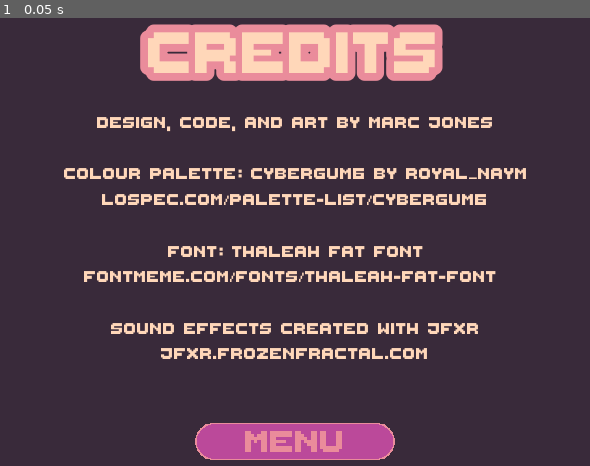
Above: before the commit, frame 1.
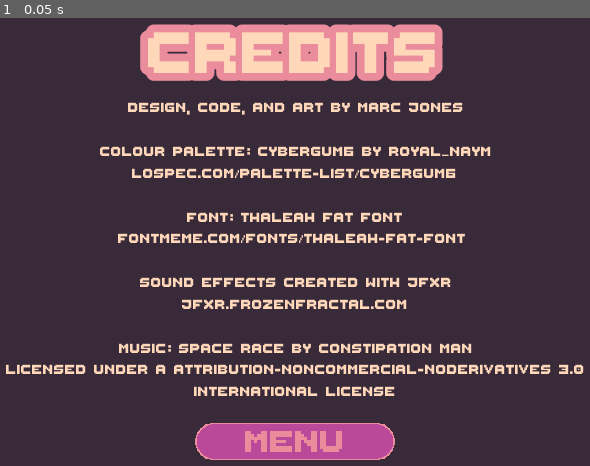
Above: after the commit, the same moment.

Repository: marc-jones/gdl-summer-jam-2021
Game: Godot game, scene res://nodes/CreditsState.tscn
The game is run twice, just before and just after one commit, with the same random seed, the same clock (stepped at 60 frames per second) and the same inputs. This scene is started directly instead of the project's main scene.
Inputs:
- Up to frame 1 (0.05 s): no input

The runs differ from the first frame. In frame 1, 14% of the frame differs, in the area x 1-99%, y 18-85%.

Commit message:
Added music

Diff:
--- a/nodes/CreditsState.tscn
+++ b/nodes/CreditsState.tscn
@@ -1,10 +1,11 @@
-[gd_scene load_steps=24 format=2]
+[gd_scene load_steps=26 format=2]
 
 [ext_resource path="res://assets/sprites/menu_buttons/menu_pressed.png" type="Texture" id=1]
 [ext_resource path="res://assets/sprites/menu_buttons/menu_normal.png" type="Texture" id=2]
 [ext_resource path="res://assets/sprites/menu_buttons/menu_hover.png" type="Texture" id=3]
 [ext_resource path="res://assets/fonts/TextFont.tres" type="DynamicFont" id=4]
 [ext_resource path="res://scripts/CreditsState.gd" type="Script" id=5]
+[ext_resource path="res://assets/fonts/ThaleahFat.ttf" type="DynamicFontData" id=6]
 [ext_resource path="res://nodes/FreezeIndicator.tscn" type="PackedScene" id=9]
 [ext_resource path="res://assets/sprites/controls/s.png" type="Texture" id=10]
 [ext_resource path="res://assets/sprites/controls/a.png" type="Texture" id=11]
@@ -23,6 +24,10 @@
 [ext_resource path="res://assets/sprites/pickup_crates/health.png" type="Texture" id=24]
 [ext_resource path="res://assets/sprites/pickup_crates/fire_rate.png" type="Texture" id=25]
 
+[sub_resource type="DynamicFont" id=2]
+size = 28
+font_data = ExtResource( 6 )
+
 [sub_resource type="TileSet" id=1]
 0/name = "floor.png 0"
 0/texture = ExtResource( 18 )
@@ -55,10 +60,11 @@
 }
 
 [node name="Label" type="Label" parent="."]
-margin_top = 128.0
-margin_right = 1024.0
-margin_bottom = 192.0
-custom_fonts/font = ExtResource( 4 )
+margin_left = 128.0
+margin_top = 112.0
+margin_right = 896.0
+margin_bottom = 571.0
+custom_fonts/font = SubResource( 2 )
 custom_colors/font_color = Color( 1, 0.847059, 0.729412, 1 )
 text = "Design, code, and art by Marc Jones
 
@@ -69,8 +75,12 @@
 fontmeme.com/fonts/thaleah-fat-font
 
 Sound effects created with JFXR
-jfxr.frozenfractal.com"
+jfxr.frozenfractal.com
+
+Music: Space Race by Constipation Man
+Licensed under a Attribution-NonCommercial-NoDerivatives 3.0 International License"
 align = 1
+autowrap = true
 __meta__ = {
 "_edit_use_anchors_": false
 }
--- a/scripts/Audio.gd
+++ b/scripts/Audio.gd
@@ -10,9 +10,9 @@
 	"freeze": ["res://assets/sound/freeze.wav", -5]
 }
 
-#var music_path = preload("res://assets/sound/your-call-by-kevin-macleod-from-filmmusic-io.mp3")
+var music_path = preload("res://assets/sound/Constipation Man - Space Race.mp3")
 
-#var music_volume = -20
+var music_volume = -25
 
 var stream_library = {}
 
@@ -25,9 +25,9 @@
 		sound_node.set_bus("FX")
 		add_child(sound_node)
 		stream_library[key] = sound_node
-#	$Music.volume_db = music_volume
-#	$Music.set_stream(music_path)
-#	$Music.play()
+	$Music.volume_db = music_volume
+	$Music.set_stream(music_path)
+	$Music.play()
 
 func play_sound(sound_str):
 	if sound_str in stream_library:
Not shown, added: assets/sound/Constipation Man - Space Race.mp3.import
Not shown, changed: README.md
Not shown, added: assets/sound/Constipation Man - Space Race.mp3
